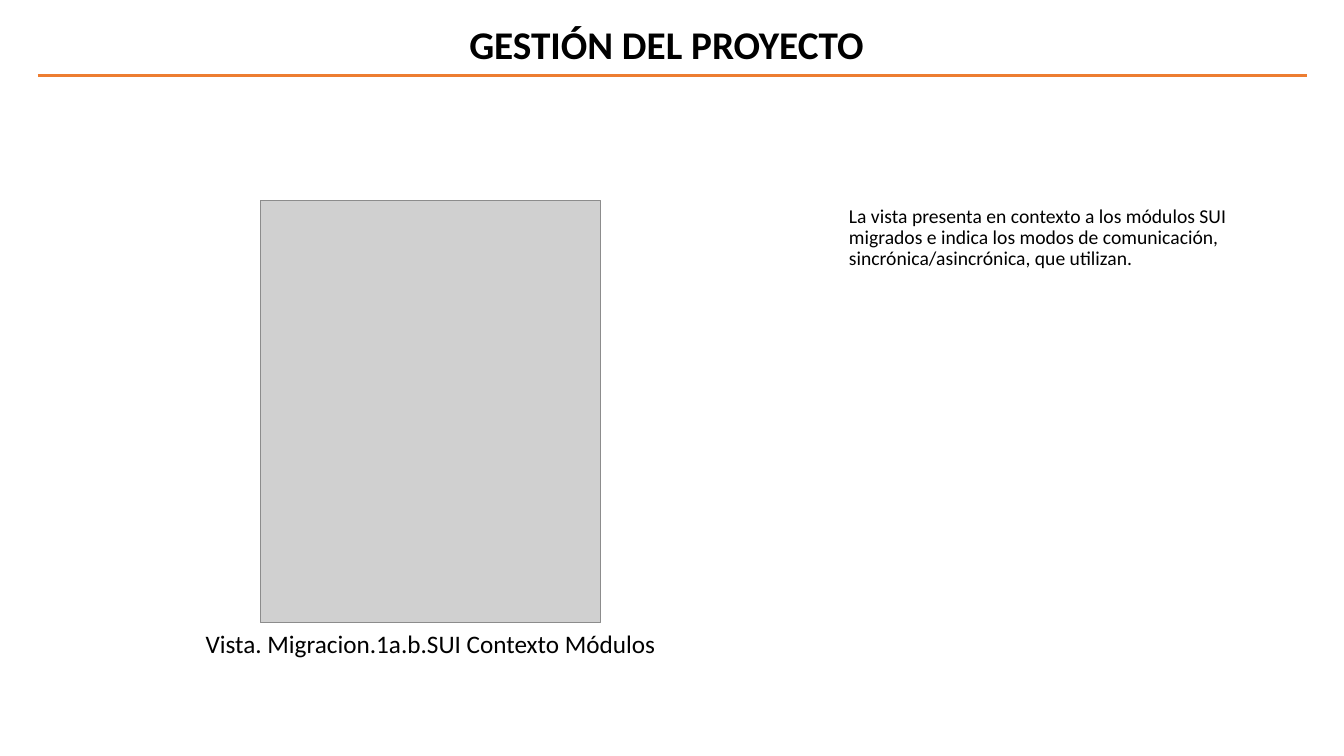
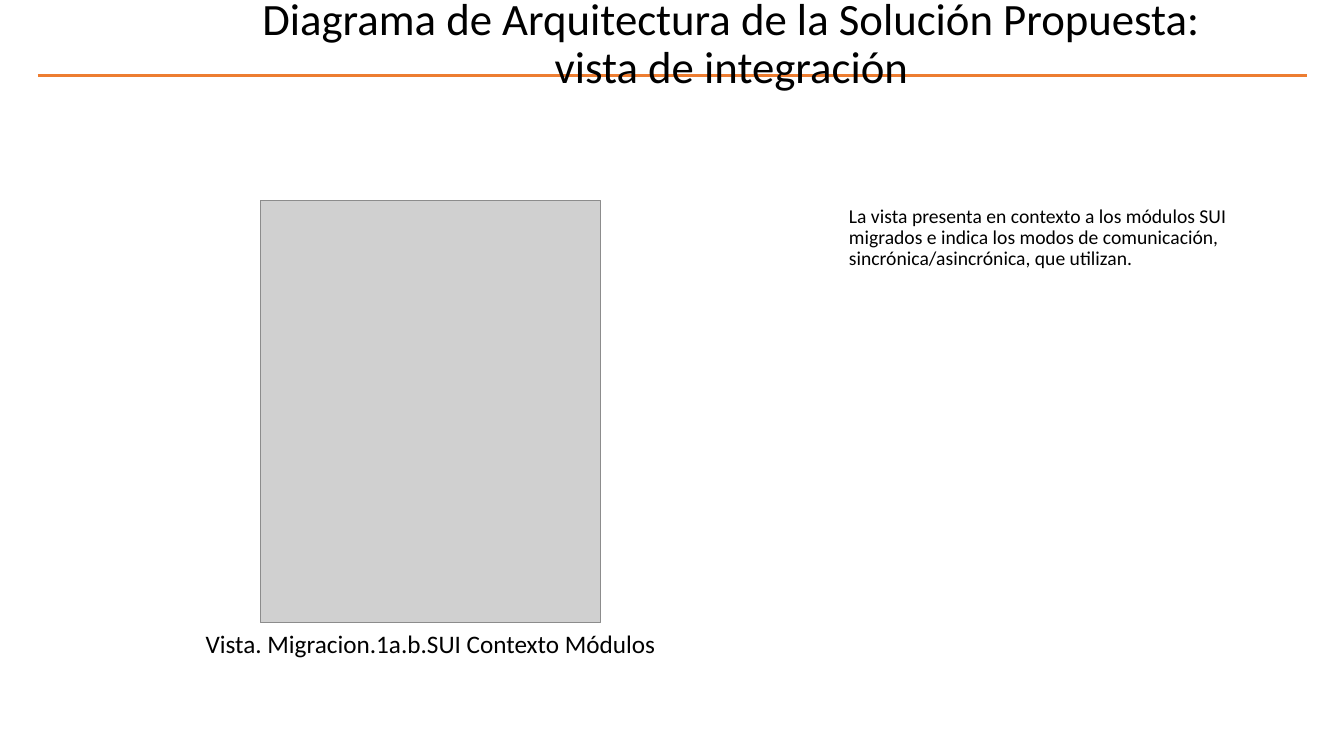
Before and after one commit to hwong23/pgn-078, a slide deck: slide 3 of content/pptxoutpt.pptx. Drawn at 1344x756 pixels with LibreOffice and Linux fonts; fonts in the diff are those of the drawing; grey boxes stand for pictures; background and template pictures are left out. Boxes give left, top, right and bottom in pixels: in the first picture for what was removed or moved away, otherwise in the second. Text is boxed around its words. In the diff, an @@ line names an element or a change of style, - is before the commit and + after.

```diff
--- a/content/pptxoutpt.pptx
+++ b/content/pptxoutpt.pptx
@@ title added at bbox=[262, 4, 1199, 91], 32 pt, text #000000 @@
+Diagrama de Arquitectura de la Solución Propuesta: vista de integración
@@ text removed at bbox=[469, 26, 863, 60] @@
-GESTIÓN DEL PROYECTO
```
Also in this commit, not shown: 11 other slides changed, 2 other files.
